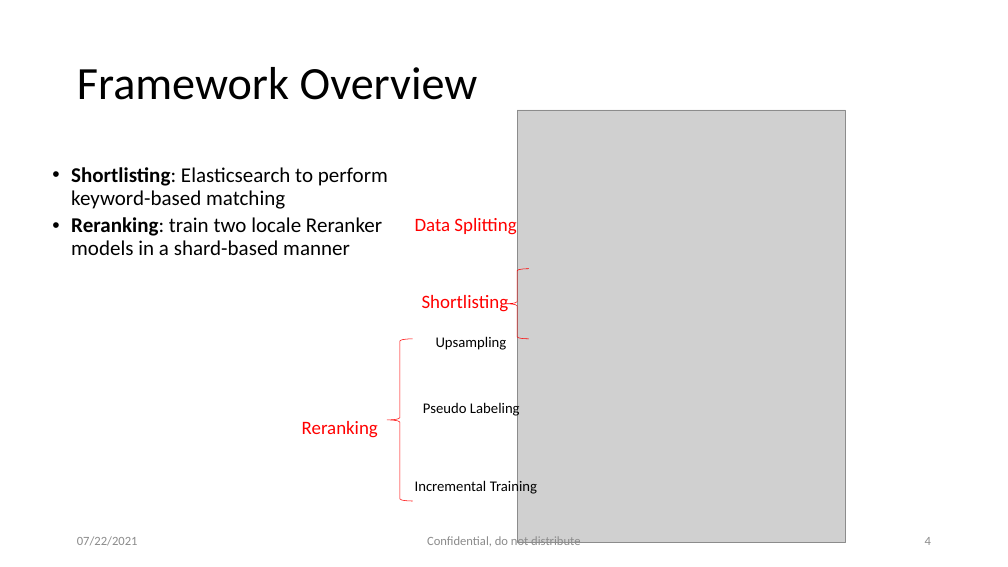
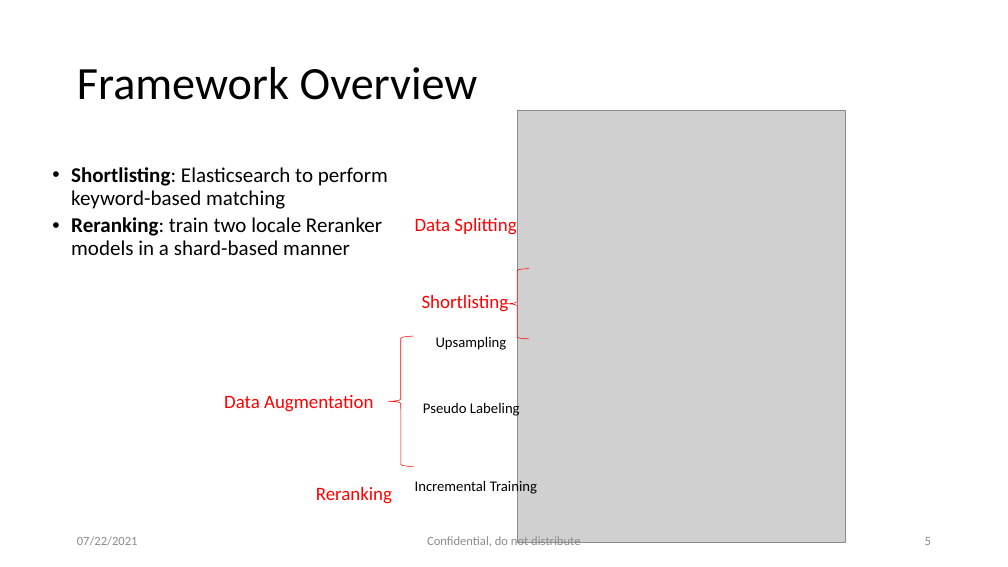
Before and after one commit to RoyZhengGao/RoyZhengGao-old.github.io, a slide deck: slide 5 of files/asru-2021.pptx (slide 4 before the commit). Drawn at 1008x567 pixels with LibreOffice and Linux fonts; fonts in the diff are those of the drawing; grey boxes stand for pictures. Boxes give left, top, right and bottom in pixels: in the first picture for what was removed or moved away, otherwise in the second. Text is boxed around its words. In the diff, an @@ line names an element or a change of style, - is before the commit and + after.

```diff
--- a/files/asru-2021.pptx
+++ b/files/asru-2021.pptx
@@ left brace: place and size @@
-left brace at bbox=[387, 339, 413, 501]
+left brace at bbox=[388, 337, 414, 467]
@@ text added at bbox=[224, 395, 373, 412], 18 pt, text #FF0000 @@
+Data Augmentation
@@ text "Reranking": place and size @@
-text "Reranking" at bbox=[302, 421, 378, 438]
+text "Reranking" at bbox=[316, 487, 392, 504]
@@ page number at bbox=[925, 537, 931, 545]: text changed @@
-4
+5
```
Also in this commit, not shown: 4 other slides changed, 4 slides added, 4 other files.
